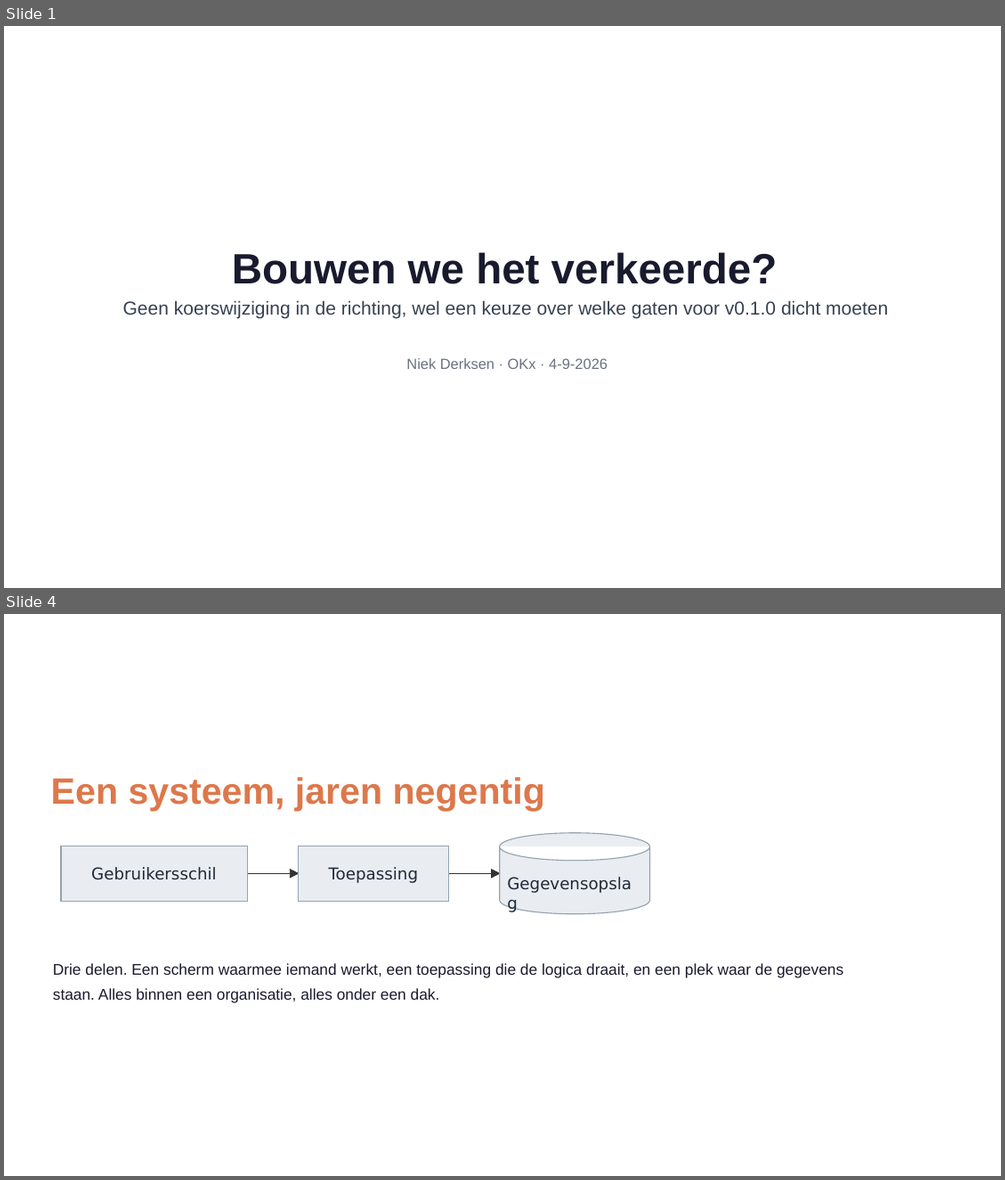
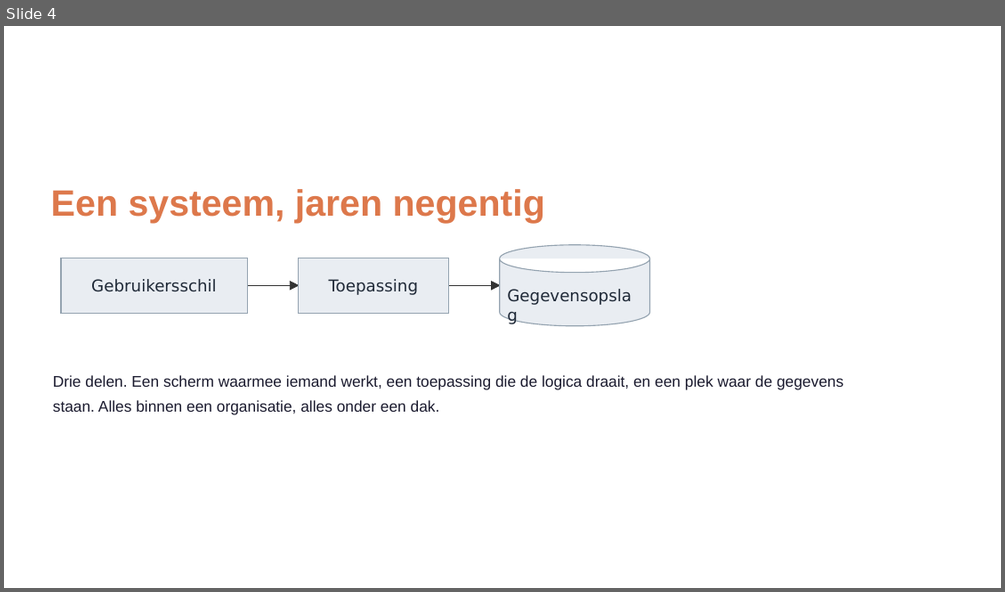
Before and after one commit to Npuls-OKx/meta, a slide deck: presentaties/export/260904_ai_houdbaarheid/260904_ai_houdbaarheid.pptx. Shown one above the other, each under a label of ours: slides 1 and 4 before the commit, slide 4 after it; the slides between them are not shown. The pictures are 1005x1180 and 1005x592 pixels, drawn with LibreOffice and Linux fonts; fonts in the diff are those of the drawing; background and template pictures are left out. Boxes give left, top, right and bottom in pixels: in the first picture for what was removed or moved away, otherwise in the second. Text is boxed around its words. In the diff, an @@ line names an element or a change of style, - is before the commit and + after.

```diff
--- a/presentaties/export/260904_ai_houdbaarheid/260904_ai_houdbaarheid.pptx
+++ b/presentaties/export/260904_ai_houdbaarheid/260904_ai_houdbaarheid.pptx
@@ slide 1 removed at (4,26,1001,588), background picture (left out) @@
@@ freeform shape removed at (4,26,1001,588) @@
@@ freeform shape removed at (4,26,1001,588) @@
@@ text removed at (232,252,777,284) @@
-Bouwen we het verkeerde?
@@ text removed at (123,300,888,319) @@
-Geen koerswijziging in de richting, wel een keuze over welke gaten voor v0.1.0 dicht moeten
@@ text removed at (406,358,607,369) @@
-Niek Derksen · OKx · 4-9-2026
```
Also in this commit, not shown: 6 slides changed, 5 slides added, 6 other slides removed, 2 other files.
